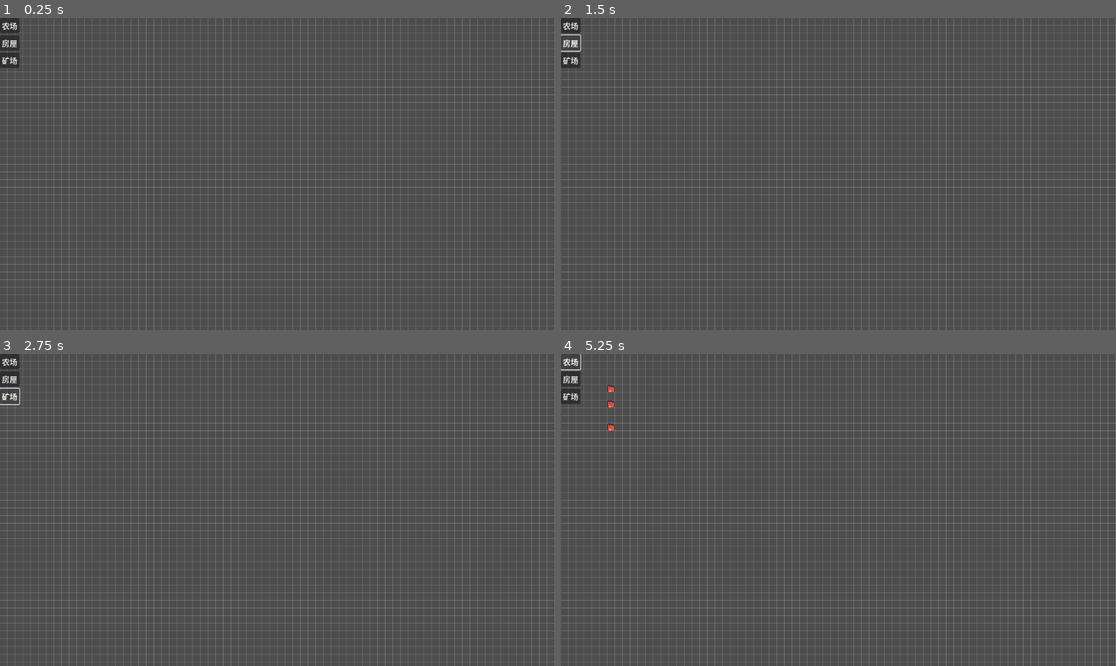
Above: before the commit, frames 1-4 (two rows, left to right).
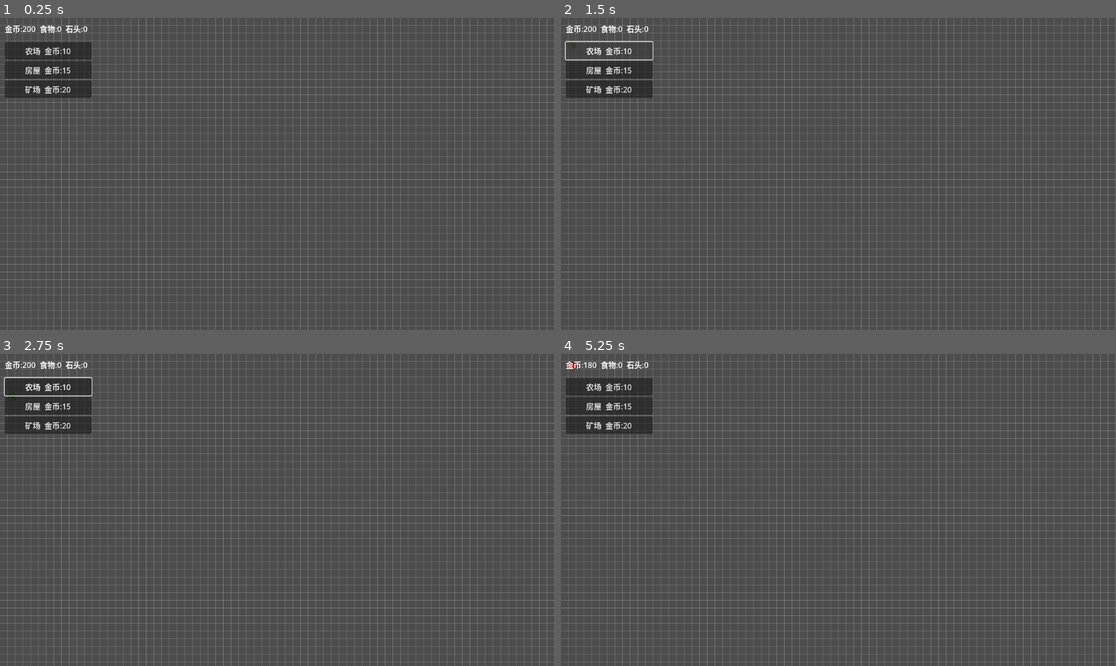
Above: after the commit, the same moments.

Repository: sdssJ0/RTS
Game: Godot game, scene res://scenes/main.tscn
The game is run twice, just before and just after one commit, with the same random seed, the same clock (stepped at 60 frames per second) and the same inputs.
Inputs (mouse positions are in pixels of both pictures, inside the frame that each line leads up to):
- Up to frame 1 (0.25 s): no input
- Up to frame 2 (1.5 s): click (572, 24) at 0.5 s, where only the run before the commit has a clickable "农场"; click (572, 42) at 1.25 s, where only the run before the commit has a clickable "房屋"
- Up to frame 3 (2.75 s): click (11, 397) at 2 s, where only the run before the commit has a clickable "矿场"
- Up to frame 4 (5.25 s): click (610, 385) at 2.75 s, where only the run after the commit has a clickable "农场 金币:10"; click (610, 407) at 3.5 s, where only the run after the commit has a clickable "房屋 金币:15"; click (610, 425) at 4.25 s, where only the run after the commit has a clickable "矿场 金币:20"; click (572, 360) at 5 s, where only the run before the commit has a clickable "农场"

The runs differ from the first frame. In frame 1, 2.7% of the frame differs, in the area x 0-17%, y 0-26%; in frame 2, 2.3%; in frame 3, 2.8%; in frame 4, 2.7%.

Commit message:
实现了经济系统

Diff:
--- a/resources/bulidings/farm.tres
+++ b/resources/bulidings/farm.tres
@@ -8,4 +8,7 @@
 id = &"farm"
 display_name = "农场"
 texture = ExtResource("2_btt1d")
+cost = 10
+production_resource_id = &"food"
+production_amount = 5
 metadata/_custom_type_script = "uid://dhxl3oxjay0he"
--- a/resources/bulidings/house.tres
+++ b/resources/bulidings/house.tres
@@ -7,4 +7,5 @@
 script = ExtResource("1_vk4go")
 display_name = "房屋"
 texture = ExtResource("2_f7he5")
+cost = 15
 metadata/_custom_type_script = "uid://dhxl3oxjay0he"
--- a/resources/bulidings/mine.tres
+++ b/resources/bulidings/mine.tres
@@ -8,4 +8,8 @@
 id = &"mine"
 display_name = "矿场"
 texture = ExtResource("2_1dmh6")
+cost = 20
+production_resource_id = &"gold"
+production_amount = 5
+production_interval = 4.0
 metadata/_custom_type_script = "uid://dhxl3oxjay0he"
--- a/scenes/main.tscn
+++ b/scenes/main.tscn
@@ -11,6 +11,7 @@
 [ext_resource type="Resource" uid="uid://c3jmmitvrx5gm" path="res://resources/bulidings/mine.tres" id="5_a8y0u"]
 [ext_resource type="Script" uid="uid://dy7qvnjhbxrig" path="res://scripts/hud.gd" id="5_tbgi4"]
 [ext_resource type="PackedScene" uid="uid://b38q0r3uvoyie" path="res://scenes/BasicBuilding.tscn" id="6_tefeu"]
+[ext_resource type="Script" uid="uid://dhd6o5s8xy4ud" path="res://scripts/money_system.gd" id="10_eb6dy"]
 
 [node name="Main" type="Node2D"]
 
@@ -30,6 +31,9 @@
 [node name="PlacementSystem" type="Node" parent="Systems"]
 script = ExtResource("3_sugp2")
 preview_building_scene = ExtResource("6_tefeu")
+
+[node name="EconomySystem" type="Node" parent="Systems"]
+script = ExtResource("10_eb6dy")
 
 [node name="World2D" type="Node2D" parent="."]
 
@@ -55,8 +59,6 @@
 offset_right = 40.0
 offset_bottom = 40.0
 script = ExtResource("5_tbgi4")
-placement_system_path = null
-basic_building_scene = ExtResource("6_tefeu")
 
 [node name="BuildPanel" type="VBoxContainer" parent="UI/HUD"]
 layout_mode = 0
--- a/scripts/basic_building.gd
+++ b/scripts/basic_building.gd
@@ -1,28 +1,127 @@
 class_name BasicBuilding
 extends Node2D
 
-@onready var sprite_2d: Sprite2D = $Sprite2D
+@onready var sprite_2d: Sprite2D = get_node_or_null("Sprite2D") as Sprite2D
 
 var config: BuildingConfig = null
 var grid_cell: Vector2i = Vector2i.ZERO
 
+var economy_system: EconomySystem = null
+
+var is_preview: bool = false
+var production_timer: float = 0.0
+
+
 func _ready() -> void:
+	z_as_relative = false
+	z_index = 100
+	visible = true
+
+	if sprite_2d == null:
+		push_error("BasicBuilding: Sprite2D node not found. Please add child Sprite2D.")
+		return
+
+	sprite_2d.visible = true
 	sprite_2d.centered = false
+	sprite_2d.position = Vector2.ZERO
+	sprite_2d.z_as_relative = false
+	sprite_2d.z_index = 101
+
 	_apply_config()
+
+
+func _process(delta: float) -> void:
+	if is_preview:
+		return
+
+	if config == null:
+		return
+
+	if economy_system == null:
+		return
+
+	if not config.has_production():
+		return
+
+	production_timer += delta
+
+	if production_timer >= config.production_interval:
+		production_timer -= config.production_interval
+		_produce_resource()
+
 
 func setup(new_config: BuildingConfig, new_grid_cell: Vector2i) -> void:
 	config = new_config
 	grid_cell = new_grid_cell
+	production_timer = 0.0
 
 	if is_node_ready():
 		_apply_config()
 
+
+func set_economy_system(new_economy_system: EconomySystem) -> void:
+	economy_system = new_economy_system
+
+
+func set_preview_mode(value: bool) -> void:
+	is_preview = value
+
+	if is_preview:
+		production_timer = 0.0
+
+
 func _apply_config() -> void:
+	if sprite_2d == null:
+		return
+
+	if config != null and config.texture != null:
+		sprite_2d.texture = config.texture
+	else:
+		sprite_2d.texture = _create_fallback_texture()
+
+	sprite_2d.centered = false
+	sprite_2d.position = Vector2.ZERO
+	sprite_2d.visible = true
+
+	if not is_preview:
+		sprite_2d.modulate = Color.WHITE
+
+
+func _produce_resource() -> void:
+	if economy_system == null:
+		return
+
 	if config == null:
 		return
 
-	if sprite_2d == null:
+	if not config.has_production():
 		return
 
-	if config.texture != null:
-		sprite_2d.texture = config.texture
+	economy_system.add_resource(
+		config.production_resource_id,
+		config.production_amount
+	)
+
+	print(
+		"Building produced:",
+		config.display_name,
+		" +",
+		config.production_amount,
+		" ",
+		config.production_resource_id
+	)
+
+
+func _create_fallback_texture() -> Texture2D:
+	var image := Image.create(16, 16, false, Image.FORMAT_RGBA8)
+	image.fill(Color.WHITE)
+
+	for x in range(16):
+		image.set_pixel(x, 0, Color.BLACK)
+		image.set_pixel(x, 15, Color.BLACK)
+
+	for y in range(16):
+		image.set_pixel(0, y, Color.BLACK)
+		image.set_pixel(15, y, Color.BLACK)
+
+	return ImageTexture.create_from_image(image)
--- a/scripts/building_manager.gd
+++ b/scripts/building_manager.gd
@@ -4,38 +4,113 @@
 signal building_placed(building: BasicBuilding, config: BuildingConfig, cell: Vector2i)
 
 @export var grid_system_path: NodePath = "../GridSystem"
+@export var economy_system_path: NodePath = "../EconomySystem"
 @export var building_root_path: NodePath = "../../World2D/BuildingRoot"
+
 @export var building_scene: PackedScene
 
-@onready var grid_system: GridSystem = get_node(grid_system_path)
-@onready var building_root: Node2D = get_node(building_root_path)
+@onready var grid_system: GridSystem = get_node_or_null(grid_system_path) as GridSystem
+@onready var economy_system: EconomySystem = get_node_or_null(economy_system_path) as EconomySystem
+@onready var building_root: Node2D = get_node_or_null(building_root_path) as Node2D
+
+
+func _ready() -> void:
+	print("BuildingManager ready.")
+
+	if grid_system == null:
+		push_error("BuildingManager: GridSystem not found. Path = " + str(grid_system_path))
+	else:
+		print("BuildingManager: GridSystem found:", grid_system.name)
+
+	if economy_system == null:
+		push_error("BuildingManager: EconomySystem not found. Path = " + str(economy_system_path))
+	else:
+		print("BuildingManager: EconomySystem found:", economy_system.name)
+
+	if building_root == null:
+		push_error("BuildingManager: BuildingRoot not found. Path = " + str(building_root_path))
+	else:
+		print("BuildingManager: BuildingRoot found:", building_root.name)
+
+	if building_scene == null:
+		push_warning("BuildingManager: Building Scene is not assigned.")
+	else:
+		print("BuildingManager: Building Scene assigned.")
+
 
 func try_place_building(config: BuildingConfig, cell: Vector2i) -> bool:
+	print("BuildingManager: try_place_building called.")
+	print("  Config:", config.display_name if config != null else "null")
+	print("  Cell:", cell)
+
 	if config == null:
-		push_error("BuildingManager: config is null.")
+		print("BuildingManager: config is null.")
+		return false
+
+	if grid_system == null:
+		print("BuildingManager: grid_system is null.")
+		return false
+
+	if economy_system == null:
+		print("BuildingManager: economy_system is null.")
+		return false
+
+	if building_root == null:
+		print("BuildingManager: building_root is null.")
 		return false
 
 	if building_scene == null:
-		push_error("BuildingManager: building_scene is not assigned.")
+		print("BuildingManager: building_scene is not assigned.")
 		return false
 
 	if not grid_system.can_place_area(cell, config.size_in_cells):
-		print("Cannot place building. Area occupied:", cell, " size:", config.size_in_cells)
+		print("BuildingManager: cannot place. Area occupied or invalid.")
+		print("  Cell:", cell)
+		print("  Size:", config.size_in_cells)
 		return false
 
-	var building := building_scene.instantiate() as BasicBuilding
+	if not economy_system.can_afford_config(config):
+		print("BuildingManager: cannot place. Not enough resource.")
+		print("  Cost Resource:", config.cost_resource_id)
+		print("  Cost:", config.cost)
+		print("  Have:", economy_system.get_resource_amount(config.cost_resource_id))
+		return false
+
+	var instance := building_scene.instantiate()
+	var building := instance as BasicBuilding
 
 	if building == null:
-		push_error("BuildingManager: building_scene root must be BasicBuilding.")
+		print("BuildingManager: building_scene root must be BasicBuilding.")
+		instance.queue_free()
 		return false
+
+	if not economy_system.try_spend_config(config):
+		print("BuildingManager: spend failed.")
+		instance.queue_free()
+		return false
+
+	building.set_preview_mode(false)
+	building.set_economy_system(economy_system)
 
 	building_root.add_child(building)
 
-	building.position = grid_system.cell_to_world(cell)
+	var world_position: Vector2 = grid_system.cell_to_world(cell)
+
+	building.global_position = world_position
+	building.visible = true
+	building.z_as_relative = false
+	building.z_index = 100
+
 	building.setup(config, cell)
 
 	grid_system.occupy_area(cell, config.size_in_cells, building)
 
+	print("BuildingManager: building added.")
+	print("  Parent:", building.get_parent().name)
+	print("  Global position:", building.global_position)
+	print("  Visible:", building.visible)
+	print("  Z index:", building.z_index)
+
 	emit_signal("building_placed", building, config, cell)
 
 	return true
--- a/scripts/hud.gd
+++ b/scripts/hud.gd
@@ -2,22 +2,80 @@
 
 @export var placement_system_path: NodePath = "../../Systems/PlacementSystem"
 @export var building_catalog_path: NodePath = "../../Systems/BuildingCatalog"
+@export var economy_system_path: NodePath = "../../Systems/EconomySystem"
 
-@onready var placement_system: PlacementSystem = get_node(placement_system_path)
-@onready var building_catalog: BuildingCatalog = get_node(building_catalog_path)
-@onready var build_panel: VBoxContainer = $BuildPanel
+@onready var placement_system: PlacementSystem = get_node_or_null(placement_system_path) as PlacementSystem
+@onready var building_catalog: BuildingCatalog = get_node_or_null(building_catalog_path) as BuildingCatalog
+@onready var economy_system: EconomySystem = get_node_or_null(economy_system_path) as EconomySystem
+
+@onready var build_panel: VBoxContainer = get_node_or_null("BuildPanel") as VBoxContainer
+
+var resource_label: Label = null
+
 
 func _ready() -> void:
+	print("HUD ready.")
+
+	if placement_system == null:
+		push_error("HUD: PlacementSystem not found.")
+		return
+
+	if building_catalog == null:
+		push_error("HUD: BuildingCatalog not found.")
+		return
+
+	if economy_system == null:
+		push_error("HUD: EconomySystem not found.")
+		return
+
+	if build_panel == null:
+		push_error("HUD: BuildPanel not found.")
+		return
+
 	mouse_filter = Control.MOUSE_FILTER_PASS
 	build_panel.mouse_filter = Control.MOUSE_FILTER_PASS
 
+	build_panel.position = Vector2(10, 50)
+	build_panel.custom_minimum_size = Vector2(180, 240)
+
+	_create_resource_label()
+
+	economy_system.resources_changed.connect(_on_resources_changed)
+
+	_update_resource_label()
 	_rebuild_build_buttons()
+
+
+func _create_resource_label() -> void:
+	resource_label = get_node_or_null("ResourceLabel") as Label
+
+	if resource_label == null:
+		resource_label = Label.new()
+		resource_label.name = "ResourceLabel"
+		add_child(resource_label)
+
+	resource_label.position = Vector2(10, 10)
+	resource_label.custom_minimum_size = Vector2(500, 30)
+	resource_label.mouse_filter = Control.MOUSE_FILTER_IGNORE
+
+
+func _update_resource_label() -> void:
+	if resource_label == null:
+		return
+
+	if economy_system == null:
+		return
+
+	resource_label.text = economy_system.get_debug_text()
+
 
 func _rebuild_build_buttons() -> void:
 	for child in build_panel.get_children():
 		child.queue_free()
 
-	var configs := building_catalog.get_all_configs()
+	var configs: Array[BuildingConfig] = building_catalog.get_all_configs()
+
+	print("HUD: Building config count =", configs.size())
 
 	for config in configs:
 		if config == null:
@@ -25,18 +83,54 @@
 
 		var button := Button.new()
 		button.text = _get_button_text(config)
+		button.custom_minimum_size = Vector2(160, 36)
 		button.mouse_filter = Control.MOUSE_FILTER_STOP
+
+		if economy_system != null:
+			button.disabled = not economy_system.can_afford_config(config)
 
 		build_panel.add_child(button)
 
-		button.pressed.connect(_on_build_button_pressed.bind(config))
+		button.pressed.connect(func():
+			_on_build_button_pressed(config)
+		)
+
+		print("HUD: Button created:", config.display_name)
+
 
 func _get_button_text(config: BuildingConfig) -> String:
 	if config.cost > 0:
-		return "%s  $%d" % [config.display_name, config.cost]
+		return "%s  %s:%d" % [
+			config.display_name,
+			_get_resource_display_name(config.cost_resource_id),
+			config.cost
+		]
 
 	return config.display_name
 
+
+func _get_resource_display_name(resource_id: StringName) -> String:
+	match resource_id:
+		&"gold":
+			return "金币"
+		&"food":
+			return "食物"
+		&"stone":
+			return "石头"
+		_:
+			return String(resource_id)
+
+
 func _on_build_button_pressed(config: BuildingConfig) -> void:
 	print("HUD: selected building:", config.display_name)
+
+	if placement_system == null:
+		push_error("HUD: placement_system is null.")
+		return
+
 	placement_system.start_placing(config)
+
+
+func _on_resources_changed() -> void:
+	_update_resource_label()
+	_rebuild_build_buttons()
--- /dev/null
+++ b/scripts/money_system.gd
@@ -0,0 +1,107 @@
+class_name EconomySystem
+extends Node
+
+signal resources_changed
+signal resource_changed(resource_id: StringName, amount: int)
+
+@export var starting_gold: int = 200
+@export var starting_food: int = 0
+@export var starting_stone: int = 0
+
+var resources: Dictionary = {}
+
+
+func _ready() -> void:
+	resources[&"gold"] = starting_gold
+	resources[&"food"] = starting_food
+	resources[&"stone"] = starting_stone
+
+	print("EconomySystem ready.")
+	print("  Gold:", get_resource_amount(&"gold"))
+	print("  Food:", get_resource_amount(&"food"))
+	print("  Stone:", get_resource_amount(&"stone"))
+
+	emit_signal("resources_changed")
+
+
+func get_resource_amount(resource_id: StringName) -> int:
+	return int(resources.get(resource_id, 0))
+
+
+func set_resource_amount(resource_id: StringName, amount: int) -> void:
+	resources[resource_id] = max(0, amount)
+
+	emit_signal("resource_changed", resource_id, get_resource_amount(resource_id))
+	emit_signal("resources_changed")
+
+
+func add_resource(resource_id: StringName, amount: int) -> void:
+	var old_amount: int = get_resource_amount(resource_id)
+	var new_amount: int = max(0, old_amount + amount)
+
+	resources[resource_id] = new_amount
+
+	print("EconomySystem: resource changed:", resource_id, old_amount, "->", new_amount)
+
+	emit_signal("resource_changed", resource_id, new_amount)
+	emit_signal("resources_changed")
+
+
+func can_afford(resource_id: StringName, amount: int) -> bool:
+	if amount <= 0:
+		return true
+
+	return get_resource_amount(resource_id) >= amount
+
+
+func try_spend(resource_id: StringName, amount: int) -> bool:
+	if amount <= 0:
+		return true
+
+	if not can_afford(resource_id, amount):
+		print("EconomySystem: not enough resource.")
+		print("  Resource:", resource_id)
+		print("  Need:", amount)
+		print("  Have:", get_resource_amount(resource_id))
+		return false
+
+	add_resource(resource_id, -amount)
+	return true
+
+
+func can_afford_config(config: BuildingConfig) -> bool:
+	if config == null:
+		return false
+
+	if config.cost <= 0:
+		return true
+
+	var resource_id: StringName = config.cost_resource_id
+
+	if String(resource_id) == "":
+		resource_id = &"gold"
+
+	return can_afford(resource_id, config.cost)
+
+
+func try_spend_config(config: BuildingConfig) -> bool:
+	if config == null:
+		return false
+
+	if config.cost <= 0:
+		return true
+
+	var resource_id: StringName = config.cost_resource_id
+
+	if String(resource_id) == "":
+		resource_id = &"gold"
+
+	return try_spend(resource_id, config.cost)
+
+
+func get_debug_text() -> String:
+	return "金币:%d  食物:%d  石头:%d" % [
+		get_resource_amount(&"gold"),
+		get_resource_amount(&"food"),
+		get_resource_amount(&"stone")
+	]
--- a/scripts/placement.gd
+++ b/scripts/placement.gd
@@ -3,13 +3,15 @@
 
 @export var grid_system_path: NodePath = "../GridSystem"
 @export var building_manager_path: NodePath = "../BuildingManager"
+@export var economy_system_path: NodePath = "../EconomySystem"
 @export var preview_root_path: NodePath = "../../World2D/PreviewRoot"
 
 @export var preview_building_scene: PackedScene
-@export var debug_mouse_position: bool = true
+@export var debug_mouse_position: bool = false
 
 @onready var grid_system: GridSystem = get_node_or_null(grid_system_path) as GridSystem
 @onready var building_manager: BuildingManager = get_node_or_null(building_manager_path) as BuildingManager
+@onready var economy_system: EconomySystem = get_node_or_null(economy_system_path) as EconomySystem
 @onready var preview_root: Node2D = get_node_or_null(preview_root_path) as Node2D
 
 var is_placing: bool = false
@@ -18,6 +20,8 @@
 var preview_instance: BasicBuilding = null
 
 var current_cell: Vector2i = Vector2i.ZERO
+var current_grid_can_place: bool = false
+var current_can_afford: bool = false
 var current_can_place: bool = false
 var current_mouse_world_position: Vector2 = Vector2.ZERO
 
@@ -31,23 +35,18 @@
 
 	if grid_system == null:
 		push_error("PlacementSystem: GridSystem not found. Path = " + str(grid_system_path))
-	else:
-		print("PlacementSystem: GridSystem found:", grid_system.name)
 
 	if building_manager == null:
 		push_error("PlacementSystem: BuildingManager not found. Path = " + str(building_manager_path))
-	else:
-		print("PlacementSystem: BuildingManager found:", building_manager.name)
+
+	if economy_system == null:
+		push_error("PlacementSystem: EconomySystem not found. Path = " + str(economy_system_path))
 
 	if preview_root == null:
 		push_error("PlacementSystem: PreviewRoot not found. Path = " + str(preview_root_path))
-	else:
-		print("PlacementSystem: PreviewRoot found:", preview_root.name)
 
 	if preview_building_scene == null:
 		push_warning("PlacementSystem: Preview Building Scene is not assigned.")
-	else:
-		print("PlacementSystem: Preview Building Scene assigned.")
 
 
 func _process(_delta: float) -> void:
@@ -71,24 +70,11 @@
 		if not mouse_event.pressed:
 			return
 
-		if debug_mouse_position:
-			print("PlacementSystem: mouse button event.")
-			print("  Button index:", mouse_event.button_index)
-			print("  Screen position:", mouse_event.position)
-
 		if _should_block_world_input_by_ui():
-			if debug_mouse_position:
-				var hovered_control := get_viewport().gui_get_hovered_control()
-				if hovered_control != null:
-					print("PlacementSystem: click blocked by UI:", hovered_control.name)
-				else:
-					print("PlacementSystem: click blocked by UI.")
 			return
 
 		if mouse_event.button_index == MOUSE_BUTTON_LEFT:
 			if ignore_place_until_next_frame:
-				if debug_mouse_position:
-					print("PlacementSystem: ignored first click after selecting building.")
 				get_viewport().set_input_as_handled()
 				return
 
@@ -99,6 +85,8 @@
 				print("Click screen:", mouse_event.position)
 				print("Mouse world:", current_mouse_world_position)
 				print("Current cell:", current_cell)
+				print("Grid can place:", current_grid_can_place)
+				print("Can afford:", current_can_afford)
 				print("Can place:", current_can_place)
 
 			_try_place_current_building()
@@ -129,6 +117,10 @@
 
 	if building_manager == null:
 		push_error("PlacementSystem: building_manager is null.")
+		return
+
+	if economy_system == null:
+		push_error("PlacementSystem: economy_system is null.")
 		return
 
 	if preview_root == null:
@@ -155,6 +147,8 @@
 	is_placing = false
 	current_config = null
 	current_cell = Vector2i.ZERO
+	current_grid_can_place = false
+	current_can_afford = false
 	current_can_place = false
 	current_mouse_world_position = Vector2.ZERO
 	ignore_place_until_next_frame = false
@@ -180,9 +174,12 @@
 		instance.queue_free()
 		return
 
+	preview_instance.set_preview_mode(true)
+
 	preview_root.add_child(preview_instance)
 
 	preview_instance.setup(current_config, Vector2i.ZERO)
+	preview_instance.z_as_relative = false
 	preview_instance.z_index = 10000
 	preview_instance.visible = true
 	preview_instance.modulate = Color(0.2, 1.0, 0.2, 0.65)
@@ -205,10 +202,17 @@
 	current_mouse_world_position = _screen_to_world_position(screen_position)
 	current_cell = grid_system.world_to_cell(current_mouse_world_position)
 
-	current_can_place = grid_system.can_place_area(
+	current_grid_can_place = grid_system.can_place_area(
 		current_cell,
 		current_config.size_in_cells
 	)
+
+	if economy_system != null:
+		current_can_afford = economy_system.can_afford_config(current_config)
+	else:
+		current_can_afford = false
+
+	current_can_place = current_grid_can_place and current_can_afford
 
 
 func _update_preview_visual() -> void:
@@ -233,20 +237,29 @@
 
 func _try_place_current_building() -> void:
 	if current_config == null:
+		print("PlacementSystem: current_config is null.")
 		return
 
 	if building_manager == null:
-		push_error("PlacementSystem: building_manager is null.")
+		print("PlacementSystem: building_manager is null.")
 		return
 
 	if debug_mouse_position:
 		print("Try place:")
 		print("  Mouse world:", current_mouse_world_position)
 		print("  Cell:", current_cell)
+		print("  Grid can place:", current_grid_can_place)
+		print("  Can afford:", current_can_afford)
 		print("  Can place:", current_can_place)
 
-	if not current_can_place:
-		print("Cannot place building here:", current_cell)
+	if not current_grid_can_place:
+		print("Cannot place building here. Grid blocked:", current_cell)
+		return
+
+	if not current_can_afford:
+		print("Cannot place building. Not enough resource.")
+		print("  Cost Resource:", current_config.cost_resource_id)
+		print("  Cost:", current_config.cost)
 		return
 
 	var success: bool = building_manager.try_place_building(
@@ -254,8 +267,12 @@
 		current_cell
 	)
 
+	print("PlacementSystem: BuildingManager result =", success)
+
 	if success:
 		print("Building placed:", current_config.display_name, " at cell:", current_cell)
+	else:
+		print("Building place failed.")
 
 
 func _should_block_world_input_by_ui() -> bool:
--- a/scripts/resources/BuildingConfig.gd
+++ b/scripts/resources/BuildingConfig.gd
@@ -1,8 +1,30 @@
 class_name BuildingConfig
 extends Resource
 
-@export var id: StringName = ""
+@export var id: StringName = &"building"
 @export var display_name: String = "建筑"
+
 @export var texture: Texture2D
-@export var size_in_cells: Vector2i = Vector2i(1, 1)
+@export var size_in_cells: Vector2i = Vector2i.ONE
+
+@export_group("Cost")
+@export var cost_resource_id: StringName = &"gold"
 @export var cost: int = 0
+
+@export_group("Production")
+@export var production_resource_id: StringName = &""
+@export var production_amount: int = 0
+@export var production_interval: float = 3.0
+
+
+func has_production() -> bool:
+	if String(production_resource_id) == "":
+		return false
+
+	if production_amount == 0:
+		return false
+
+	if production_interval <= 0.0:
+		return false
+
+	return true
Not shown: 1 places in scenes/main.tscn that only renumber resources
Not shown, added: scripts/money_system.gd.uid
